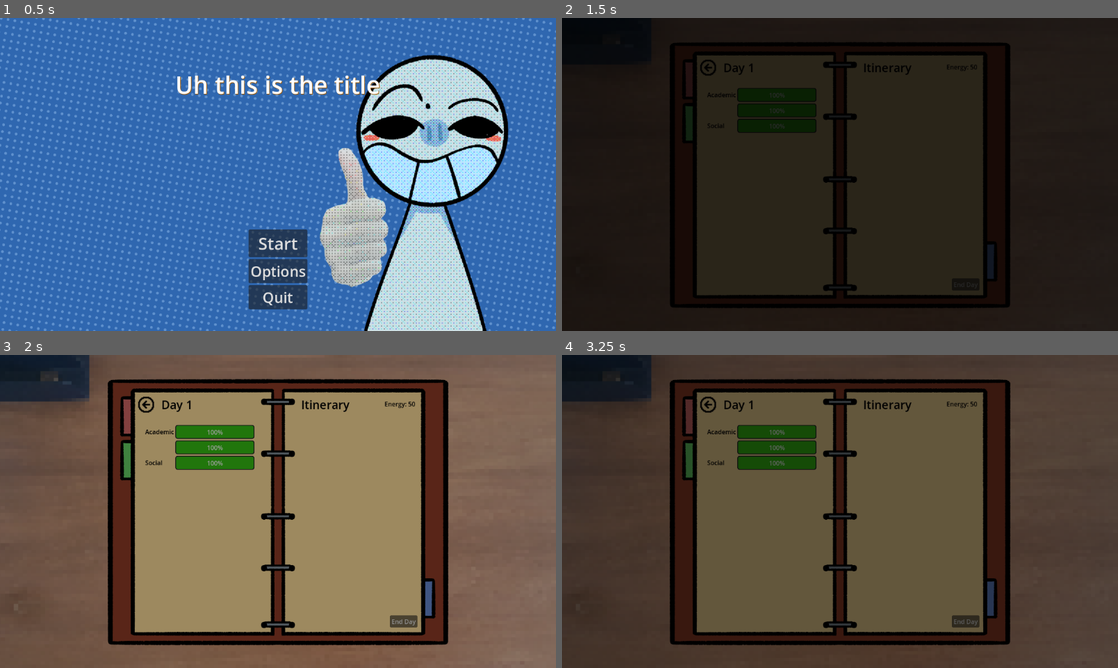
Above: before the commit, frames 1-4 (two rows, left to right).
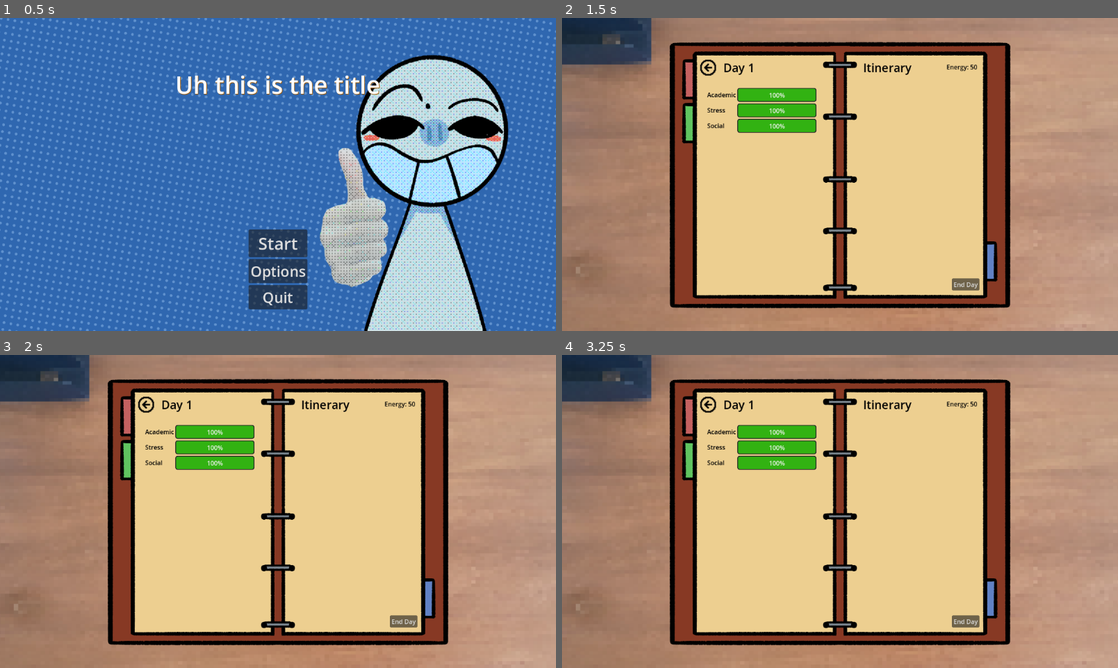
Above: after the commit, the same moments.

Repository: MLJoson/broncoHacksS25
Game: Godot game, scene res://Scenes/menu.tscn
Two runs of this game, one before a commit and one after it. Both use one fixed random seed, a clock stepped at 60 frames per second and the inputs below.
Inputs (mouse positions are in pixels of both pictures, inside the frame that each line leads up to):
- Up to frame 1 (0.5 s): no input
- Up to frame 2 (1.5 s): click "Start" at 0.5 s; click (1056, 274) at 1.25 s
- Up to frame 3 (2 s): no input
- Up to frame 4 (3.25 s): click (706, 405) at 2 s; click (1056, 611) at 2.75 s

Frame 1 is identical in both runs. In frame 2, 94% of the frame differs, in the area x 0-100%, y 0-100%; in frame 3, 92%; in frame 4, 94%.

Commit message:
added stress label

Diff:
--- a/broncohackss25/Scenes/journal.tscn
+++ b/broncohackss25/Scenes/journal.tscn
@@ -166,6 +166,7 @@
 }
 
 [node name="ColorRect" type="ColorRect" parent="Transition"]
+visible = false
 anchors_preset = 15
 anchor_right = 1.0
 anchor_bottom = 1.0
--- a/broncohackss25/Scenes/stats_ui.tscn
+++ b/broncohackss25/Scenes/stats_ui.tscn
@@ -49,6 +49,7 @@
 offset_right = 47.0
 offset_bottom = 27.0
 theme_override_colors/font_color = Color(0, 0, 0, 1)
+text = "Stress"
 
 [node name="Bar" parent="VBoxContainer/Stress" instance=ExtResource("1_h18qs")]
 layout_mode = 0
Not shown: 1 places in broncohackss25/Scenes/journal.tscn that only renumber resources
Not shown: 1 places in broncohackss25/Scenes/stats_ui.tscn that only renumber resources
